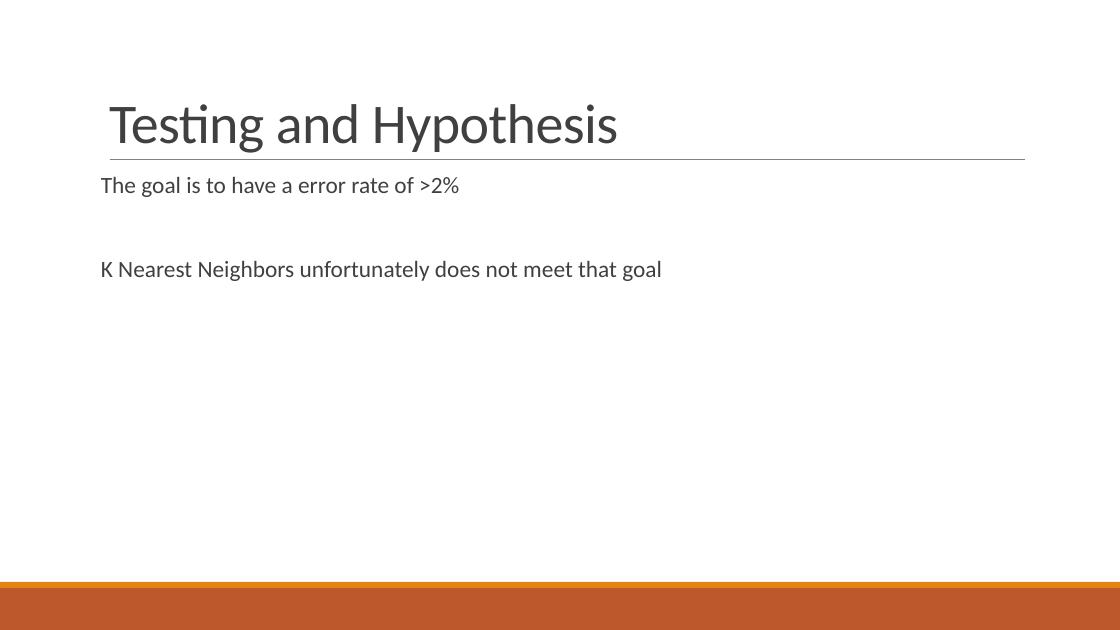
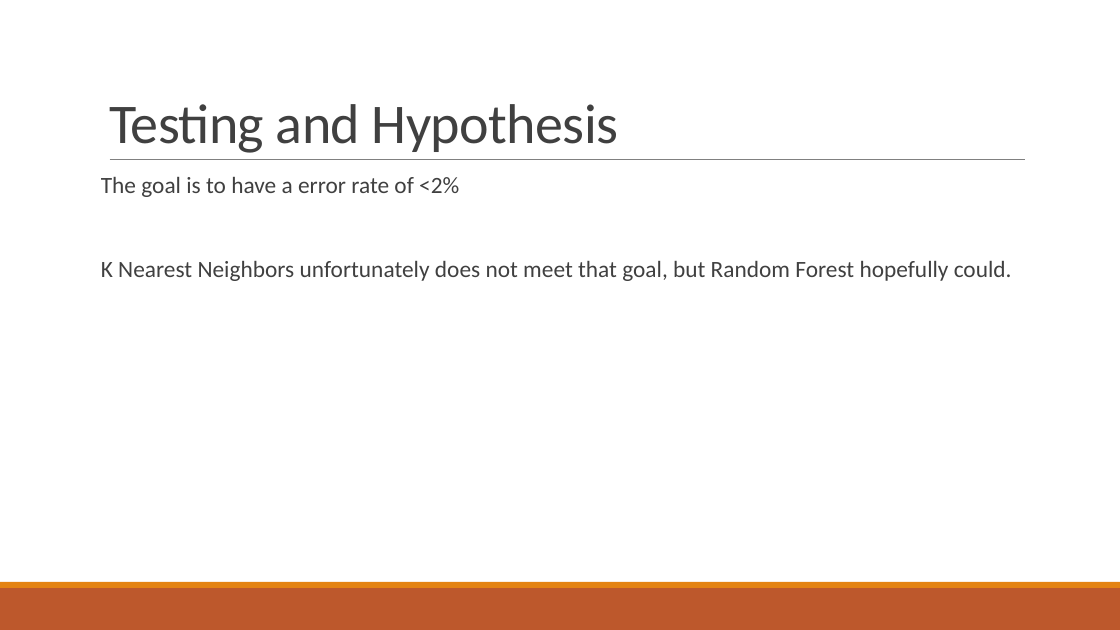
Before and after one commit to Gingerbreed/ArtificialIntelligence404, a slide deck: slide 9 of baler-prj/presentation/baker-MNIST.pptx. Drawn at 1120x630 pixels with LibreOffice and Linux fonts; fonts in the diff are those of the drawing. Boxes give left, top, right and bottom in pixels: in the first picture for what was removed or moved away, otherwise in the second. Text is boxed around its words. In the diff, an @@ line names an element or a change of style, - is before the commit and + after.

```diff
--- a/baler-prj/presentation/baker-MNIST.pptx
+++ b/baler-prj/presentation/baker-MNIST.pptx
@@ text at (x1=101, y1=177, x2=1012, y2=281): text changed @@
-The goal is to have a error rate of >2%
-K Nearest Neighbors unfortunately does not meet that goal
+The goal is to have a error rate of <2%
+K Nearest Neighbors unfortunately does not meet that goal, but Random Forest hopefully could.
```
Also in this commit, not shown: 3 other slides changed, 2 slides added, 1 slide removed.
